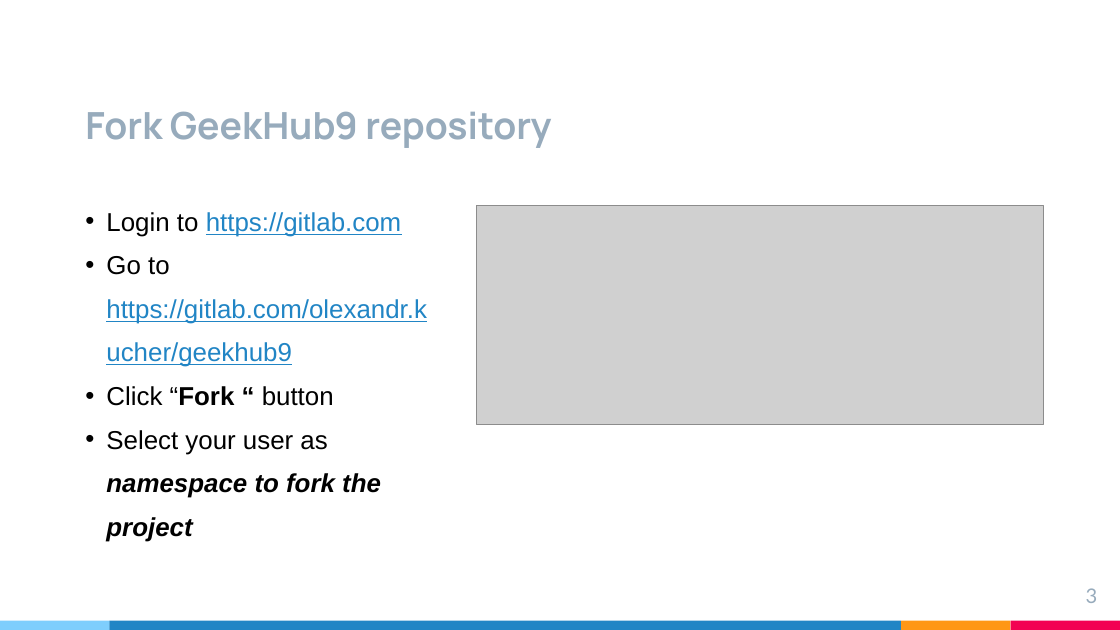
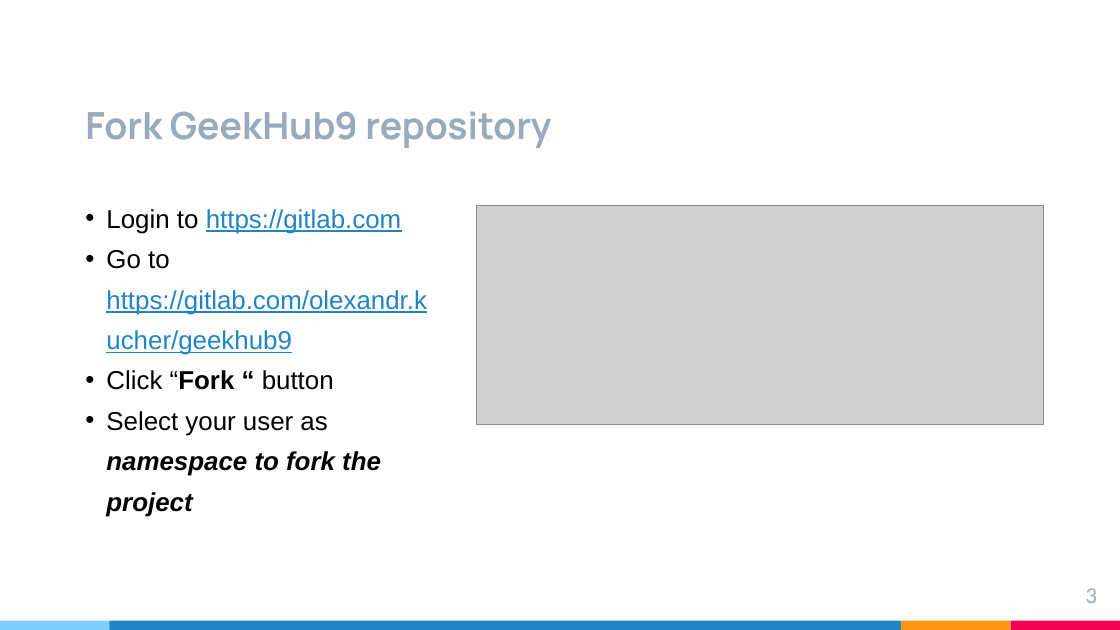
Before and after one commit to brahinets/GeekHub-J4W-9, a slide deck: slide 3 of Lectures/Lesson 01 - Gitlab + Intellij IDEA.pptx. Drawn at 1120x630 pixels with LibreOffice and Linux fonts; fonts in the diff are those of the drawing; grey boxes stand for pictures. Boxes give left, top, right and bottom in pixels: in the first picture for what was removed or moved away, otherwise in the second. Text is boxed around its words. In the diff, an @@ line names an element or a change of style, - is before the commit and + after.

```diff
--- a/Lectures/Lesson 01 - Gitlab + Intellij IDEA.pptx
+++ b/Lectures/Lesson 01 - Gitlab + Intellij IDEA.pptx
@@ text "Login to https://gitlab.com" at (106,209,427,517): line spacing 1.4 to 1.3 @@
```
Also in this commit, not shown: 3 other slides changed.
